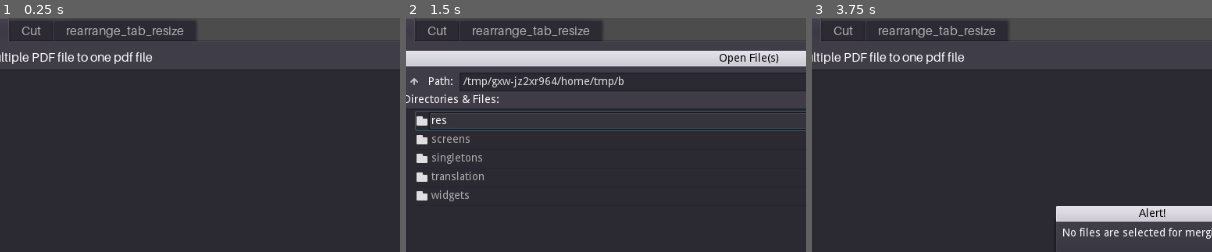
Above: before the commit, frames 1-3 (left to right).
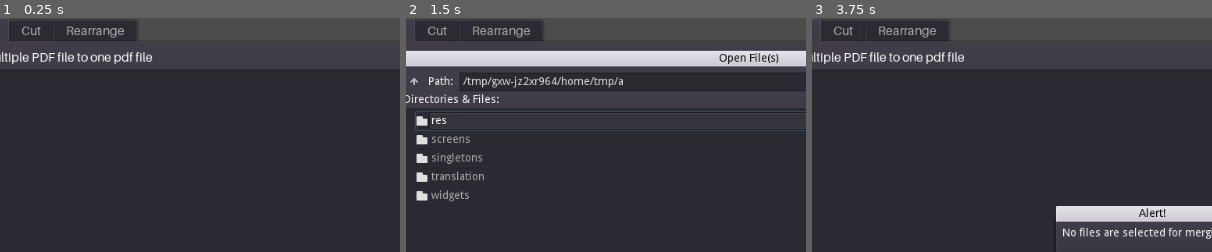
Above: after the commit, the same moments.

Repository: swip3798/OPT
Game: Godot game, scene res://screens/MainScreen.tscn
The game is run twice, just before and just after one commit, with the same random seed, the same clock (stepped at 60 frames per second) and the same inputs.
Inputs (mouse positions are % of the whole screen's width and height, from its top left):
- Up to frame 1 (0.25 s): no input
- Up to frame 2 (1.5 s): click "Add PDF file" at 0.5 s; click (34, 75) at 1.27 s; type "12" at 1.35 s
- Up to frame 3 (3.75 s): click "Cancel" at 2 s; click "Remove" at 2.75 s; click "Merge" at 3.5 s
The pictures show only the part of the screen within x 7-57%, y 0-50%; the shares and areas given below are measured in that part.

The runs differ from the first frame. In frame 1, 1.5% of the frame differs, in the area x 16-49%, y 1-10%; in frame 2, 1.5%, in the area x 16-55%, y 1-29%; in frame 3, 1.5%.

Commit message:
Rearrange GUI continued

Diff:
--- a/screens/Cut.gd
+++ b/screens/Cut.gd
@@ -11,7 +11,8 @@
 func _on_FileChooser_valid_file_selected(path):
 	Utility.clear_thumbnail_path()
 	for i in page_holder:
-		i.free()
+		i.queue_free()
+	page_holder = []
 # warning-ignore:return_value_discarded
 	PdfBackend.render_thumbnails(path)
 	page_count = PdfBackend.get_page_count(path)
@@ -34,9 +35,10 @@
 		page_collection.get_child(i).set_alpha(1)
 
 func _on_Cut_pressed():
-	dialog.deselect_items()
-	dialog.mode = FileDialog.MODE_OPEN_DIR
-	dialog.popup()
+	if page_collection.get_child_count() > 0:
+		dialog.deselect_items()
+		dialog.mode = FileDialog.MODE_OPEN_DIR
+		dialog.popup()
 
 func _on_FileDialog_dir_selected(dir):
 	var output_prefix: String = dir + "/" + file_chooser.selected_path.get_file().get_basename()
--- a/screens/Cut.tscn
+++ b/screens/Cut.tscn
@@ -45,7 +45,7 @@
 margin_bottom = 520.0
 size_flags_horizontal = 3
 size_flags_vertical = 3
-columns = 8
+columns = 6
 
 [node name="Cut" type="Button" parent="VBoxContainer"]
 margin_top = 576.0
--- a/screens/Merge.tscn
+++ b/screens/Merge.tscn
@@ -1,10 +1,9 @@
-[gd_scene load_steps=6 format=2]
+[gd_scene load_steps=5 format=2]
 
 [ext_resource path="res://screens/Merge.gd" type="Script" id=1]
 [ext_resource path="res://res/fonts/regular16.tres" type="DynamicFont" id=2]
 [ext_resource path="res://res/fonts/button_font.tres" type="DynamicFont" id=3]
 [ext_resource path="res://widgets/FileDialog.tscn" type="PackedScene" id=4]
-[ext_resource path="res://widgets/FileDialog.gd" type="Script" id=5]
 
 [node name="Merge" type="Control"]
 anchor_right = 1.0
@@ -68,20 +67,7 @@
 custom_fonts/font = ExtResource( 3 )
 text = "merge"
 
-[node name="FileDialog" type="FileDialog" parent="." instance=ExtResource( 4 )]
-margin_left = 64.0
-margin_top = 62.0
-margin_right = 966.0
-margin_bottom = 496.0
-popup_exclusive = true
-window_title = "Open File(s)"
-resizable = true
-mode = 1
-access = 2
-filters = PoolStringArray( "*.pdf" )
-current_dir = "/Users/Christian/Documents/Dev/Godot/OPT"
-current_path = "/Users/Christian/Documents/Dev/Godot/OPT/"
-script = ExtResource( 5 )
+[node name="FileDialog" parent="." instance=ExtResource( 4 )]
 
 [node name="AlertNoFile" type="AcceptDialog" parent="."]
 anchor_left = 0.5
--- /dev/null
+++ b/screens/PageCollection.gd
@@ -0,0 +1,7 @@
+extends GridContainer
+
+func reset_neighbors():
+	for idx in range(1, get_child_count()):
+		get_child(idx).left_dragger = get_child(idx - 1).separator
+		get_child(idx).reset_first()
+	get_child(0).make_first()
--- a/screens/Rearrange.gd
+++ b/screens/Rearrange.gd
@@ -1,12 +1,46 @@
 extends Control
 
-onready var pcollection: GridContainer = $PageCollection
+onready var pcollection: GridContainer = $VBoxContainer/ScrollContainer/PageCollection
+var page_dragger_scene: PackedScene = preload("res://widgets/PageDragger.tscn")
+var page_count: int
+onready var dialog: FileDialog = $FileDialog
 
-func _ready():
-	reset_neighbors()
+func _on_Button_pressed():
+	if pcollection.get_child_count() > 0:
+		$WindowDialog.popup()
+	else:
+		$AcceptDialog.popup()
 
-func reset_neighbors():
-	for idx in range(1, pcollection.get_child_count()):
-		pcollection.get_child(idx).left_dragger = pcollection.get_child(idx - 1).separator
-		pcollection.get_child(idx).reset_first()
-	pcollection.get_child(0).make_first()
+func _on_FileChooser_valid_file_selected(path):
+	Utility.clear_thumbnail_path()
+	for i in pcollection.get_children():
+		i.queue_free()
+# warning-ignore:return_value_discarded
+	PdfBackend.render_thumbnails(path)
+	page_count = PdfBackend.get_page_count(path)
+	for i in range(page_count):
+		var holder: Control = page_dragger_scene.instance()
+		holder.page_number = i
+		pcollection.add_child(holder)
+		holder.load_texture()
+# warning-ignore:return_value_discarded
+		holder.connect("cut_point_changed", self, "_on_cut_point_changed")
+	pcollection.reset_neighbors()
+
+
+func _on_Override_pressed():
+	pass # Replace with function body.
+
+
+func _on_NewCopy_pressed():
+	dialog.deselect_items()
+	dialog.mode = FileDialog.MODE_SAVE_FILE
+	dialog.popup()
+
+
+func _on_FileDialog_file_selected(path):
+	pass # Replace with function body.
+
+
+func _on_Cancel_pressed():
+	$WindowDialog.hide()
--- a/screens/Rearrange.tscn
+++ b/screens/Rearrange.tscn
@@ -1,7 +1,9 @@
-[gd_scene load_steps=3 format=2]
+[gd_scene load_steps=5 format=2]
 
-[ext_resource path="res://widgets/PageDragger.tscn" type="PackedScene" id=1]
+[ext_resource path="res://screens/PageCollection.gd" type="Script" id=1]
 [ext_resource path="res://screens/Rearrange.gd" type="Script" id=2]
+[ext_resource path="res://widgets/FileChooser.tscn" type="PackedScene" id=3]
+[ext_resource path="res://widgets/FileDialog.tscn" type="PackedScene" id=4]
 
 [node name="Rearrange" type="Control"]
 anchor_right = 1.0
@@ -11,87 +13,114 @@
 "_edit_use_anchors_": false
 }
 
-[node name="PageCollection" type="GridContainer" parent="."]
+[node name="VBoxContainer" type="VBoxContainer" parent="."]
 anchor_right = 1.0
 anchor_bottom = 1.0
-custom_constants/vseparation = 0
-custom_constants/hseparation = 0
-columns = 6
 __meta__ = {
 "_edit_use_anchors_": false
 }
 
-[node name="PageHolder" parent="PageCollection" instance=ExtResource( 1 )]
-margin_right = 163.0
-margin_bottom = 233.0
+[node name="FileChooser" parent="VBoxContainer" instance=ExtResource( 3 )]
+margin_bottom = 24.0
+dialog_path = NodePath("../../FileDialog")
 
-[node name="PageHolder2" parent="PageCollection" instance=ExtResource( 1 )]
-margin_left = 163.0
-margin_right = 326.0
-margin_bottom = 233.0
-page_number = 1
+[node name="ScrollContainer" type="ScrollContainer" parent="VBoxContainer"]
+margin_top = 28.0
+margin_right = 1024.0
+margin_bottom = 576.0
+size_flags_horizontal = 3
+size_flags_vertical = 3
 
-[node name="PageHolder3" parent="PageCollection" instance=ExtResource( 1 )]
-margin_left = 326.0
-margin_right = 489.0
-margin_bottom = 233.0
-page_number = 2
+[node name="PageCollection" type="GridContainer" parent="VBoxContainer/ScrollContainer"]
+custom_constants/vseparation = 0
+custom_constants/hseparation = 0
+columns = 6
+script = ExtResource( 1 )
+__meta__ = {
+"_edit_use_anchors_": false
+}
 
-[node name="PageHolder4" parent="PageCollection" instance=ExtResource( 1 )]
-margin_left = 489.0
-margin_right = 652.0
-margin_bottom = 233.0
-page_number = 3
+[node name="Button" type="Button" parent="VBoxContainer"]
+margin_top = 580.0
+margin_right = 1024.0
+margin_bottom = 600.0
+text = "Save"
 
-[node name="PageHolder5" parent="PageCollection" instance=ExtResource( 1 )]
-margin_left = 652.0
-margin_right = 815.0
-margin_bottom = 233.0
-page_number = 4
+[node name="FileDialog" parent="." instance=ExtResource( 4 )]
 
-[node name="PageHolder6" parent="PageCollection" instance=ExtResource( 1 )]
-margin_left = 815.0
-margin_right = 978.0
-margin_bottom = 233.0
-page_number = 5
+[node name="WindowDialog" type="WindowDialog" parent="."]
+margin_left = 282.865
+margin_top = 212.053
+margin_right = 634.865
+margin_bottom = 314.053
+popup_exclusive = true
+__meta__ = {
+"_edit_use_anchors_": false
+}
 
-[node name="PageHolder7" parent="PageCollection" instance=ExtResource( 1 )]
-margin_top = 233.0
-margin_right = 163.0
-margin_bottom = 466.0
-page_number = 6
+[node name="VBoxContainer" type="VBoxContainer" parent="WindowDialog"]
+anchor_right = 1.0
+anchor_bottom = 1.0
+custom_constants/separation = 13
+alignment = 1
+__meta__ = {
+"_edit_use_anchors_": false
+}
 
-[node name="PageHolder8" parent="PageCollection" instance=ExtResource( 1 )]
-margin_left = 163.0
-margin_top = 233.0
-margin_right = 326.0
-margin_bottom = 466.0
-page_number = 7
+[node name="Label" type="Label" parent="WindowDialog/VBoxContainer"]
+margin_top = 27.0
+margin_right = 352.0
+margin_bottom = 41.0
+text = "override_or_new_copy"
+align = 1
+autowrap = true
 
-[node name="PageHolder9" parent="PageCollection" instance=ExtResource( 1 )]
-margin_left = 326.0
-margin_top = 233.0
-margin_right = 489.0
-margin_bottom = 466.0
-page_number = 8
+[node name="HBoxContainer" type="HBoxContainer" parent="WindowDialog/VBoxContainer"]
+margin_top = 54.0
+margin_right = 352.0
+margin_bottom = 74.0
+custom_constants/separation = 40
+alignment = 1
 
-[node name="PageHolder10" parent="PageCollection" instance=ExtResource( 1 )]
-margin_left = 489.0
-margin_top = 233.0
-margin_right = 652.0
-margin_bottom = 466.0
-page_number = 9
+[node name="Override" type="Button" parent="WindowDialog/VBoxContainer/HBoxContainer"]
+margin_left = 42.0
+margin_right = 107.0
+margin_bottom = 20.0
+text = "override"
 
-[node name="PageHolder11" parent="PageCollection" instance=ExtResource( 1 )]
-margin_left = 652.0
-margin_top = 233.0
-margin_right = 815.0
-margin_bottom = 466.0
-page_number = 10
+[node name="NewCopy" type="Button" parent="WindowDialog/VBoxContainer/HBoxContainer"]
+margin_left = 147.0
+margin_right = 215.0
+margin_bottom = 20.0
+text = "newcopy"
+__meta__ = {
+"_edit_use_anchors_": false
+}
 
-[node name="PageHolder12" parent="PageCollection" instance=ExtResource( 1 )]
-margin_left = 815.0
-margin_top = 233.0
-margin_right = 978.0
-margin_bottom = 466.0
-page_number = 11
+[node name="Cancel" type="Button" parent="WindowDialog/VBoxContainer/HBoxContainer"]
+margin_left = 255.0
+margin_right = 309.0
+margin_bottom = 20.0
+text = "Cancel"
+__meta__ = {
+"_edit_use_anchors_": false
+}
+
+[node name="AcceptDialog" type="AcceptDialog" parent="."]
+margin_left = 278.053
+margin_top = 167.186
+margin_right = 713.053
+margin_bottom = 256.186
+popup_exclusive = true
+window_title = "alert"
+dialog_text = "alert_no_file"
+dialog_autowrap = true
+__meta__ = {
+"_edit_use_anchors_": false
+}
+[connection signal="valid_file_selected" from="VBoxContainer/FileChooser" to="." method="_on_FileChooser_valid_file_selected"]
+[connection signal="pressed" from="VBoxContainer/Button" to="." method="_on_Button_pressed"]
+[connection signal="file_selected" from="FileDialog" to="." method="_on_FileDialog_file_selected"]
+[connection signal="pressed" from="WindowDialog/VBoxContainer/HBoxContainer/Override" to="." method="_on_Override_pressed"]
+[connection signal="pressed" from="WindowDialog/VBoxContainer/HBoxContainer/NewCopy" to="." method="_on_NewCopy_pressed"]
+[connection signal="pressed" from="WindowDialog/VBoxContainer/HBoxContainer/Cancel" to="." method="_on_Cancel_pressed"]
--- a/singletons/Utility.gd
+++ b/singletons/Utility.gd
@@ -14,9 +14,13 @@
 	show_dir(path)
 
 func clear_thumbnail_path():
+	var output = []
+	var thumbnail_path: String = PdfBackend.get_thumbnail_path()
 	if OS.get_name() == "Windows":
 # warning-ignore:return_value_discarded
-		OS.execute("del", ["/F", "/Q", PdfBackend.get_thumbnail_path() + "*"], true)
+		thumbnail_path = backslash_path(thumbnail_path)
+		OS.execute("del", ["/F", "/Q", thumbnail_path + "*"], true, output, true)
 	else:
 # warning-ignore:return_value_discarded
-		OS.execute("rm", ["-rf", PdfBackend.get_thumbnail_path() + "*"], true)
+		OS.execute("rm", ["-rf", thumbnail_path + "*"], true, output, true)
+	print("clear_thumbnail_path: ", output)
--- a/translation/translation.csv
+++ b/translation/translation.csv
@@ -35,3 +35,9 @@
 Save,Save,Speichern
 Open,Open,Öffnen
 Select Current Folder,Select Current Folder,Wähle aktuellen Ordner aus
+Open a File,Open a File,Öffne eine Datei
+rearrange_tab_resize,Rearrange,Neu ordnen
+override_or_new_copy,Do you want to override the original file or save a new copy?,Die Originaldatei überschreiben oder eine neue Kopie abspeichern?
+override,Override,Überschreiben
+newcopy,New Copy,Neue Kopie
+alert_no_file,There is no PDF file opened!,Es wurde keine PDF Datei geöffnet!
--- a/widgets/PageDragger.gd
+++ b/widgets/PageDragger.gd
@@ -43,7 +43,7 @@
 	if state == STATE_RIGHT:
 		next_idx += 1
 	get_parent().move_child(dropped, next_idx)
-	get_parent().get_parent().reset_neighbors()
+	get_parent().reset_neighbors()
 	separator.disabled = true
 	left_dragger.disabled = true
 
